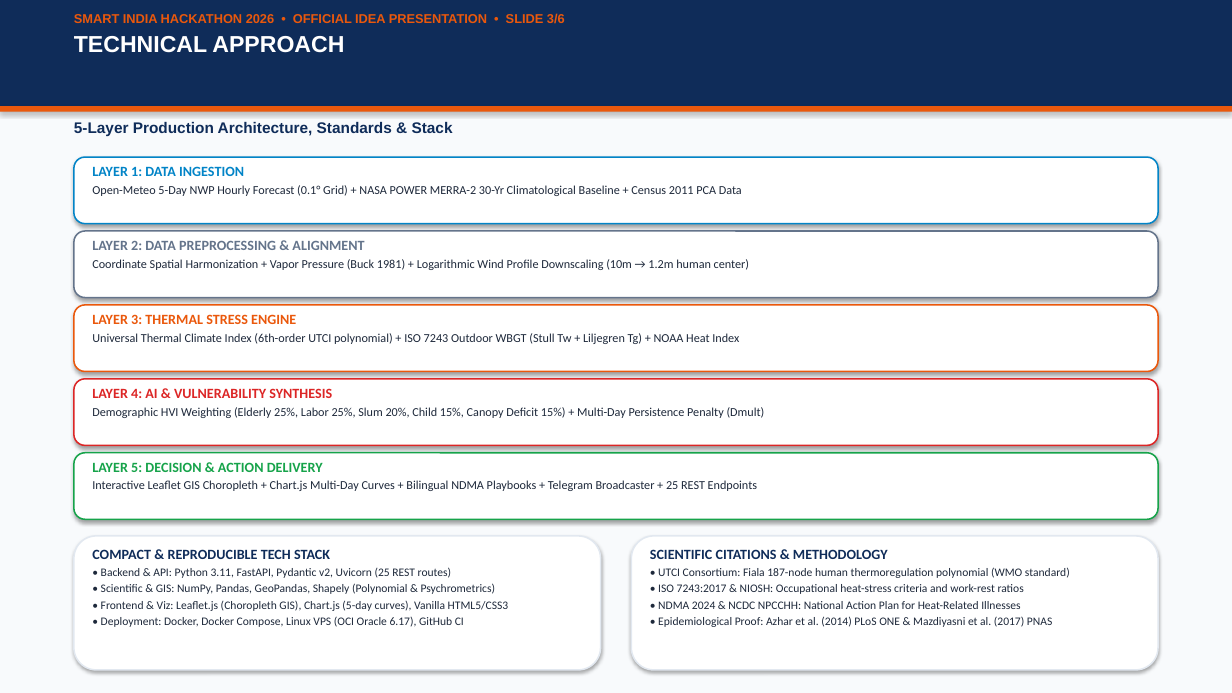
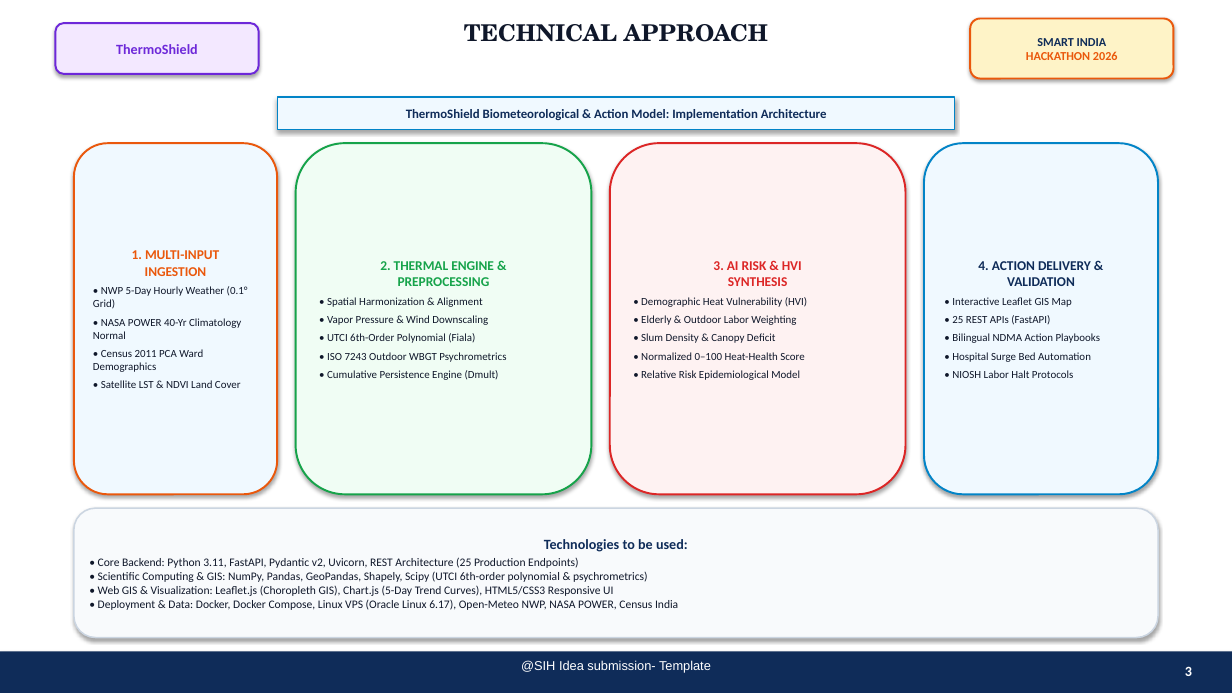
Before and after one commit to fatehbrar07/SIH26083-Heat-Risk, a slide deck: slide 3 of docs/sih/SIH2026_IDEA_Presentation_SIH26083_Official.pptx. Drawn at 1232x693 pixels with LibreOffice and Linux fonts; fonts in the diff are those of the drawing. Boxes give left, top, right and bottom in pixels: in the first picture for what was removed or moved away, otherwise in the second. Text is boxed around its words. In the diff, an @@ line names an element or a change of style, - is before the commit and + after.

Commit message:
docs: align SIH26083 presentation deck with exact SIH reference structure and layout

```diff
--- a/docs/sih/SIH2026_IDEA_Presentation_SIH26083_Official.pptx
+++ b/docs/sih/SIH2026_IDEA_Presentation_SIH26083_Official.pptx
@@ background #F8FAFC to #FFFFFF @@
@@ rounded rectangle added at box(55, 23, 259, 74), fill #F3E8FF, outline #6D28D9 1.5 pt, 11 pt, text #6D28D9, bold @@
+ThermoShield
@@ text added at box(464, 24, 768, 42), 18 pt, text #0F172A, bold @@
+TECHNICAL APPROACH
@@ rounded rectangle "SMART INDIA": place and size @@
-rounded rectangle "SMART INDIA" at box(74, 13, 565, 53)
+rounded rectangle "SMART INDIA" at box(970, 18, 1174, 79)
@@ rounded rectangle "SMART INDIA" at box(970, 18, 1174, 79): vertical alignment top to middle; fill none to #FEF3C7; outline none to #EA580C 1.5 pt; shadow on @@
@@ text in rounded rectangle at box(1026, 38, 1118, 60): text changed; size 10 to 9.5 pt; font Arial to Calibri @@
-SMART INDIA HACKATHON 2026 • OFFICIAL IDEA PRESENTATION • SLIDE 3/6
-TECHNICAL APPROACH
+SMART INDIA
+HACKATHON 2026
@@ rectangle removed at box(0, 106, 1232, 112) @@
@@ rectangle "ThermoShield Biometeorological & Action Model: ...": place and size @@
-rectangle "ThermoShield Biometeorological & Action Model: ..." at box(74, 122, 453, 136)
+rectangle "ThermoShield Biometeorological & Action Model: ..." at box(277, 97, 955, 129)
@@ rectangle "ThermoShield Biometeorological & Action Model: ..." at box(277, 97, 955, 129): vertical alignment top to middle; fill none to #F0F9FF; outline none to #0284C7 1 pt; shadow on @@
@@ text in rectangle at box(406, 109, 827, 120): text changed; size 12 to 10 pt; font Arial to Calibri @@
-5-Layer Production Architecture, Standards & Stack
+ThermoShield Biometeorological & Action Model: Implementation Architecture
@@ rounded rectangle added at box(74, 143, 277, 494), fill #F0F9FF, outline #EA580C 1.5 pt, 8.5 pt, text #0F172A @@
+1. MULTI-INPUT
+INGESTION
+• NWP 5-Day Hourly Weather (0.1° Grid)
+• NASA POWER 40-Yr Climatology Normal
+• Census 2011 PCA Ward Demographics
+• Satellite LST & NDVI Land Cover
@@ rounded rectangle added at box(296, 143, 592, 494), fill #F0FDF4, outline #16A34A 1.5 pt, 8.5 pt, text #0F172A @@
+2. THERMAL ENGINE &
+PREPROCESSING
+• Spatial Harmonization & Alignment
+• Vapor Pressure & Wind Downscaling
+• UTCI 6th-Order Polynomial (Fiala)
+• ISO 7243 Outdoor WBGT Psychrometrics
+• Cumulative Persistence Engine (Dmult)
@@ rounded rectangle added at box(610, 143, 906, 494), fill #FEF2F2, outline #DC2626 1.5 pt, 8.5 pt, text #0F172A @@
+3. AI RISK & HVI
+SYNTHESIS
+• Demographic Heat Vulnerability (HVI)
+• Elderly & Outdoor Labor Weighting
+• Slum Density & Canopy Deficit
+• Normalized 0–100 Heat-Health Score
+• Relative Risk Epidemiological Model
@@ rounded rectangle added at box(924, 143, 1158, 494), fill #F0F9FF, outline #0284C7 1.5 pt, 8.5 pt, text #0F172A @@
+4. ACTION DELIVERY &
+VALIDATION
+• Interactive Leaflet GIS Map
+• 25 REST APIs (FastAPI)
+• Bilingual NDMA Action Playbooks
+• Hospital Surge Bed Automation
+• NIOSH Labor Halt Protocols
@@ rounded rectangle removed at box(74, 157, 1158, 224) @@
@@ text removed at box(92, 166, 742, 196) @@
-LAYER 1: DATA INGESTION
-Open-Meteo 5-Day NWP Hourly Forecast (0.1° Grid) + NASA POWER MERRA-2 30-Yr Climatological Baseline + Census 2011 PCA Data
@@ rounded rectangle removed at box(74, 231, 1158, 298) @@
@@ text removed at box(92, 241, 749, 270) @@
-LAYER 2: DATA PREPROCESSING & ALIGNMENT
-Coordinate Spatial Harmonization + Vapor Pressure (Buck 1981) + Logarithmic Wind Profile Downscaling (10m → 1.2m human center)
@@ rounded rectangle removed at box(74, 305, 1158, 372) @@
@@ text removed at box(92, 314, 739, 344) @@
-LAYER 3: THERMAL STRESS ENGINE
-Universal Thermal Climate Index (6th-order UTCI polynomial) + ISO 7243 Outdoor WBGT (Stull Tw + Liljegren Tg) + NOAA Heat Index
@@ rounded rectangle removed at box(74, 379, 1158, 445) @@
@@ text removed at box(92, 388, 765, 418) @@
-LAYER 4: AI & VULNERABILITY SYNTHESIS
-Demographic HVI Weighting (Elderly 25%, Labor 25%, Slum 20%, Child 15%, Canopy Deficit 15%) + Multi-Day Persistence Penalty (Dmult)
@@ rounded rectangle removed at box(74, 453, 1158, 519) @@
@@ text removed at box(92, 462, 757, 491) @@
-LAYER 5: DECISION & ACTION DELIVERY
-Interactive Leaflet GIS Choropleth + Chart.js Multi-Day Curves + Bilingual NDMA Playbooks + Telegram Broadcaster + 25 REST Endpoints
@@ rounded rectangle added at box(74, 508, 1158, 638), fill #F8FAFC, outline #CBD5E1 1.2 pt, 9 pt, text #0F172A @@
+Technologies to be used:
+• Core Backend: Python 3.11, FastAPI, Pydantic v2, Uvicorn, REST Architecture (25 Production Endpoints)
+• Scientific Computing & GIS: NumPy, Pandas, GeoPandas, Shapely, Scipy (UTCI 6th-order polynomial & psychrometrics)
+• Web GIS & Visualization: Leaflet.js (Choropleth GIS), Chart.js (5-Day Trend Curves), HTML5/CSS3 Responsive UI
+• Deployment & Data: Docker, Docker Compose, Linux VPS (Oracle Linux 6.17), Open-Meteo NWP, NASA POWER, Census India
@@ rounded rectangle removed at box(74, 536, 601, 670) @@
@@ rounded rectangle removed at box(631, 536, 1158, 670) @@
@@ text removed at box(92, 549, 509, 627) @@
-COMPACT & REPRODUCIBLE TECH STACK
-• Backend & API: Python 3.11, FastAPI, Pydantic v2, Uvicorn (25 REST routes)
-• Scientific & GIS: NumPy, Pandas, GeoPandas, Shapely (Polynomial & Psychrometrics)
-• Frontend & Viz: Leaflet.js (Choropleth GIS), Chart.js (5-day curves), Vanilla HTML5/CSS3
-• Deployment: Docker, Docker Compose, Linux VPS (OCI Oracle 6.17), GitHub CI
@@ text removed at box(650, 549, 1070, 627) @@
-SCIENTIFIC CITATIONS & METHODOLOGY
-• UTCI Consortium: Fiala 187-node human thermoregulation polynomial (WMO standard)
-• ISO 7243:2017 & NIOSH: Occupational heat-stress criteria and work-rest ratios
-• NDMA 2024 & NCDC NPCCHH: National Action Plan for Heat-Related Illnesses
-• Epidemiological Proof: Azhar et al. (2014) PLoS ONE & Mazdiyasni et al. (2017) PNAS
@@ rectangle: place and size @@
-rectangle at box(0, 0, 1232, 106)
+rectangle at box(0, 652, 1232, 693)
@@ text added at box(521, 660, 711, 673), 10 pt, text #FFFFFF @@
+@SIH Idea submission- Template
@@ text added at box(1185, 666, 1192, 676), 11 pt, text #FFFFFF, bold @@
+3
```
Also in this commit, not shown: 1 other slide changed, 4 slides added, 4 slides removed, 1 other file.
